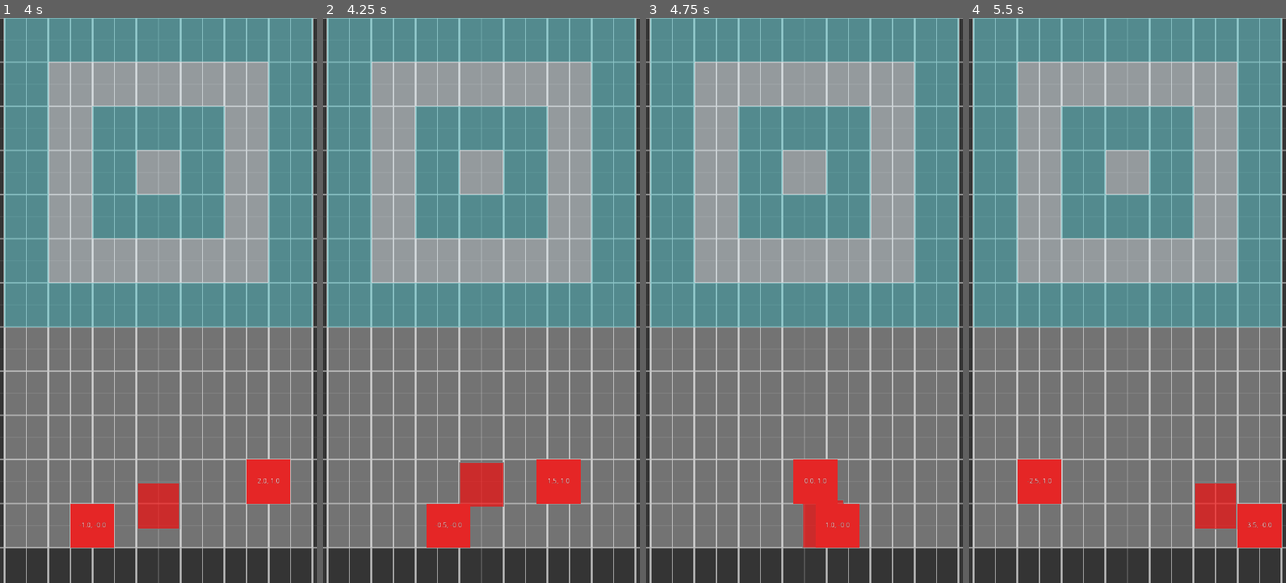
Above: before the commit, frames 1-4 (left to right).
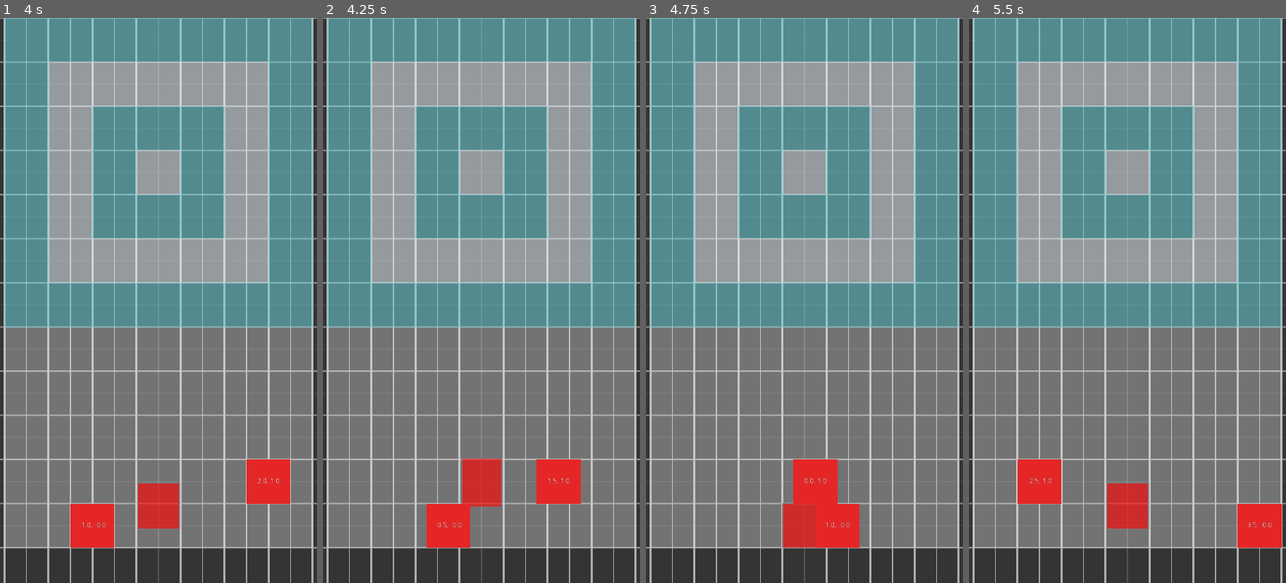
Above: after the commit, the same moments.

Repository: funexpected/jamper
Game: Godot game, scene res://level.tscn
The game is run twice, just before and just after one commit, with the same random seed, the same clock (stepped at 60 frames per second) and the same inputs. This scene is started directly instead of the project's main scene.
Inputs (mouse positions are in pixels of both pictures, inside the frame that each line leads up to):
- Up to frame 1 (4 s): tap Enter at 0.5 s; move the mouse to (228, 272) at 0.52 s; click (228, 272) at 0.67 s; move the mouse to (95, 328) at 1.27 s; click (95, 328) at 1.42 s; tap Space at 2 s; move the mouse to (190, 176) at 2.02 s; click (190, 176) at 2.17 s; move the mouse to (142, 413) at 2.77 s; click (142, 413) at 2.92 s; move the mouse to (253, 385) at 3.52 s; click (253, 385) at 3.67 s
- Up to frame 2 (4.25 s): no input
- Up to frame 3 (4.75 s): move the mouse to (709, 215) at 4.27 s; click (709, 215) at 4.42 s
- Up to frame 4 (5.5 s): move the mouse to (1143, 300) at 5.02 s; click (1143, 300) at 5.17 s

Frame 1 is identical in both runs. In frame 2, 0.2% of the frame differs, in the area x 42-58%, y 78-87%; in frame 3, 0.5%; in frame 4, 2.1%, in the area x 43-85%, y 82-91%.

Commit message:
good pushing

Diff:
--- a/grandma.gd
+++ b/grandma.gd
@@ -23,8 +23,7 @@
 	check()
 
 func get_player_position():
-	return Vector2(position.x / 75.0, position.y / 75.0)
-
+	return Vector2(position.x / 150.0, position.y / 150.0)
 
 func check():
 	pass
@@ -66,16 +65,26 @@
 
 
 var _pushing = false
+var _dir
 func push(dir):
+	if _pushing:
+		return
+	_dir = dir
 	_pushing = true
-	var t = Time.TICK * 2
-	yield(tw\
-		.ip(sprite, "scale", Vector2(1,1), Vector2(0.9, 1.1), t*0.3)\
-		.ip(sprite, "scale", sprite.scale, Vector2(1, 1), t*0.5, tw.SINE, tw.INOUT, t*0.3)\
-		.ip(sprite, "position:x", sprite.position.x, sprite.position.x + 150 * dir, t*0.3, tw.CUBIC, tw.OUT, t*0.2),
+	var t = Time.TICK
+#	yield(tw\
+	if true:
+		tw.ip(sprite, "scale", Vector2(1,1), Vector2(0.9, 1.1), t*0.3)
+		tw.ip(sprite, "scale", sprite.scale, Vector2(1, 1), t*0.5, tw.SINE, tw.INOUT, t*0.3)
+		yield(tw.ip(sprite, "position:x", sprite.position.x, sprite.position.x + 150 * dir, t*0.3, tw.CUBIC, tw.OUT, t*0.2),
 	"completed")
+	self.position.x += 150 * dir
+	print (position.x)
+	sprite.position.x = 0
+	if position.x > 740:
+		self.position.x = -450
+		yield(Time.wait(0.2), "completed")
 	_pushing = false
-	self.position.x += 150 * dir
 
 
 func push_and_drop(dir):
--- a/level.gd
+++ b/level.gd
@@ -19,18 +19,18 @@
 func on_tick(tick):
 	#if (tick%14 == 1):
 	#	$spawner0.start_next_bullet(1/Time.TICK/2)
-	if !tick % 14:
-		print(get_active_squares(), "\n\n\n")
+#	if !tick % 14:
+#		print(get_active_squares(), "\n\n\n")
 
 	var player_pos = grandma.get_player_position()
-	if !is_need_to_jump and !grandma._pushing:
+	if !is_need_to_jump and !grandma._pushing and !grandma.jumping:
 		var _want_push
 		var to_many_to_push = false
 		for square in get_active_squares():
 			var s_pos = square.get_pos()
 			if abs(s_pos.y - player_pos.y) > 0.01:
 				 continue
-			if abs(s_pos.x - player_pos.x) < 1.51:
+			if abs(s_pos.x - player_pos.x) < 0.5:
 				if _want_push:
 					to_many_to_push = true
 					break
@@ -39,9 +39,9 @@
 			_want_push.color = Color()
 			print(_want_push.get_pos())
 			if _want_push.get_pos().x - player_pos.x > 0:
+				grandma.push(-1)
+			else:
 				grandma.push(1)
-			else:
-				grandma.push(0)
 
 
 	if is_need_to_jump:
